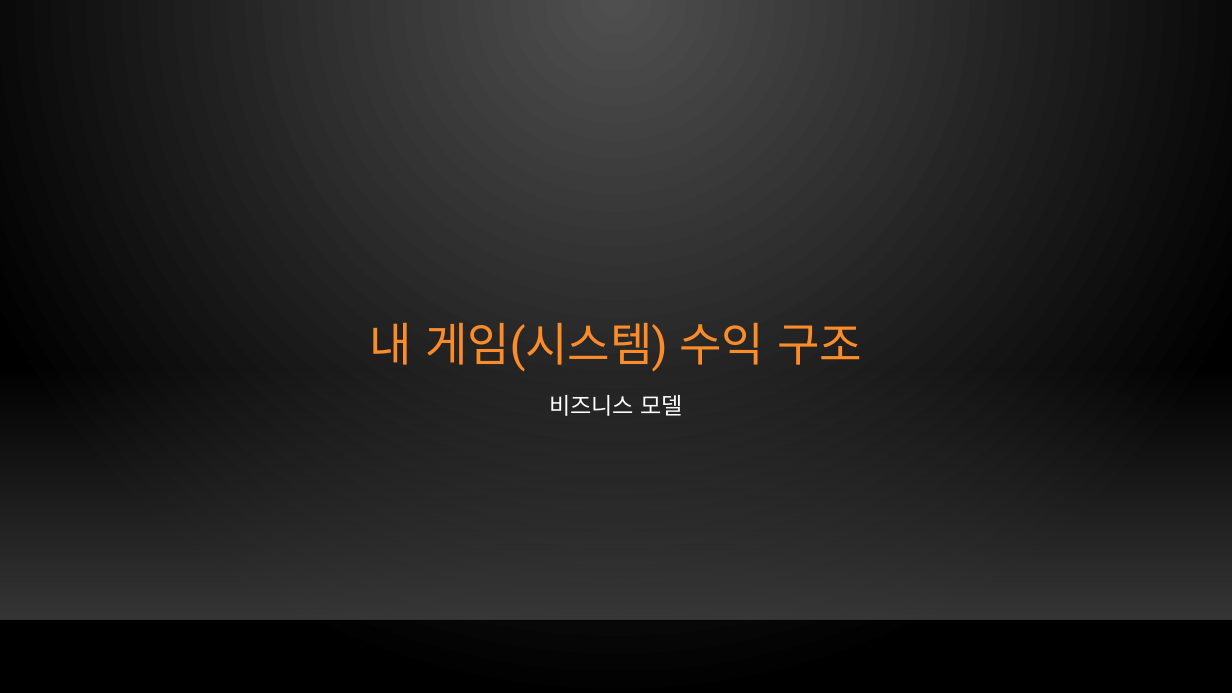
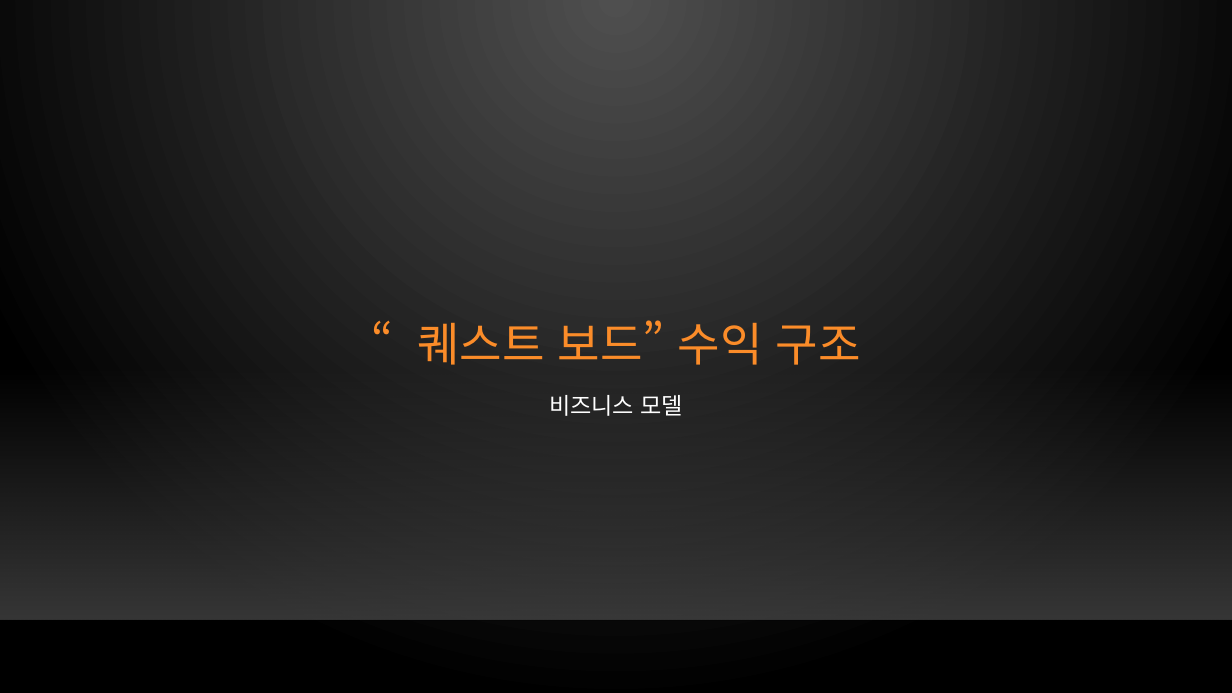
Before and after one commit to xqiwipx/first_project, a slide deck: slide 11 of Kims_project.pptx. Drawn at 1232x693 pixels with LibreOffice and Linux fonts; fonts in the diff are those of the drawing; background and template pictures are left out. Boxes give left, top, right and bottom in pixels: in the first picture for what was removed or moved away, otherwise in the second. Text is boxed around its words. In the diff, an @@ line names an element or a change of style, - is before the commit and + after.

```diff
--- a/Kims_project.pptx
+++ b/Kims_project.pptx
@@ title at [417,320,861,365]: text changed @@
-내 게임(시스템) 수익 구조
+“퀘스트 보드” 수익 구조
```
Also in this commit, not shown: 7 other slides changed.
